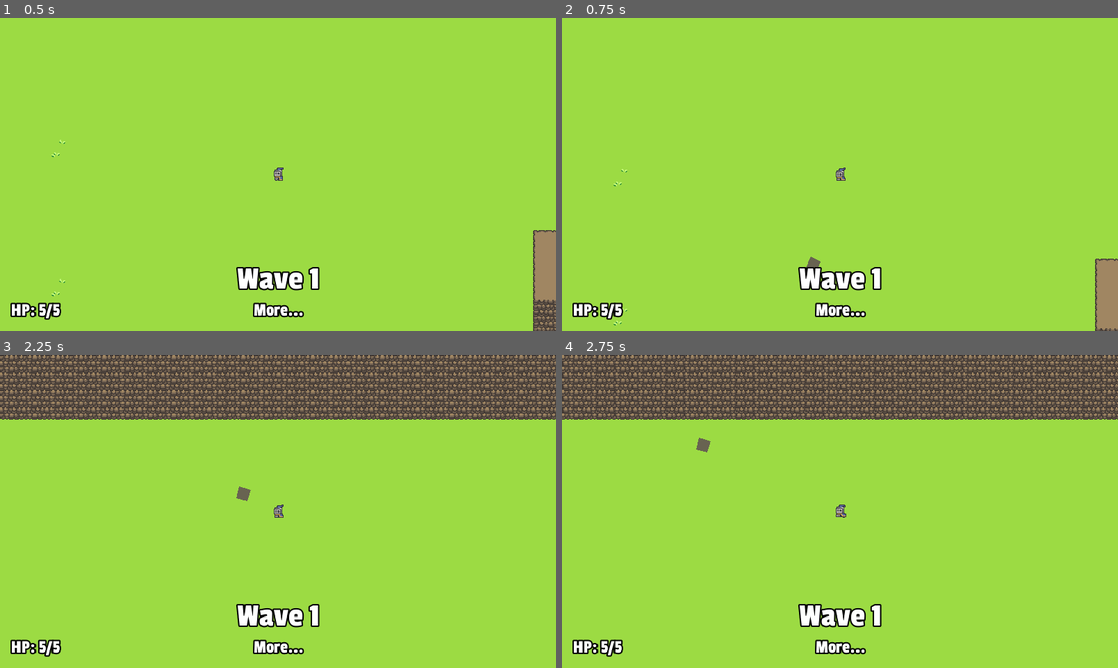
Above: before the commit, frames 1-4 (two rows, left to right).
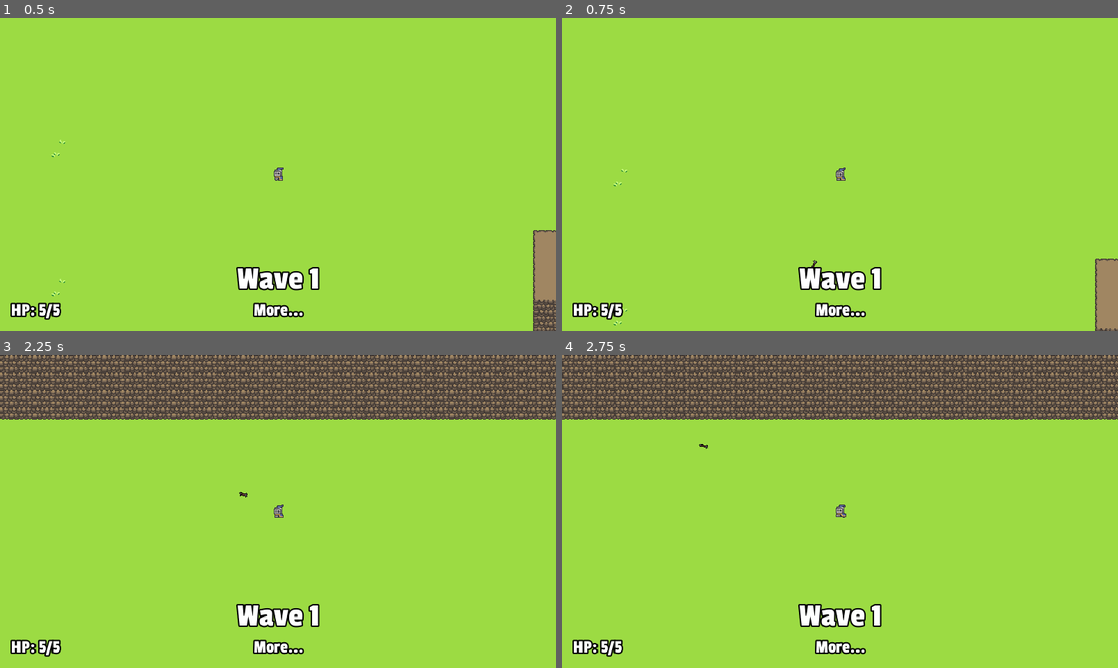
Above: after the commit, the same moments.

Repository: stuson/go-godot-4-game-jam
Game: Godot game, scene res://stages/Level.tscn
The game is run twice, just before and just after one commit, with the same random seed, the same clock (stepped at 60 frames per second) and the same inputs.
Inputs (mouse positions are in pixels of both pictures, inside the frame that each line leads up to):
- Up to frame 1 (0.5 s): no input
- Up to frame 2 (0.75 s): tap Enter at 0.5 s; move the mouse to (812, 237) at 0.52 s; press the mouse at (812, 237) at 0.53 s; hold W (move_up) from 0.53 s (still down)
- Up to frame 3 (2.25 s): move the mouse to (444, 558) at 1.27 s; release the mouse at (444, 558) at 1.28 s; tap Space (roll) at 1.35 s; move the mouse to (111, 464) at 2.02 s; release W (move_up) at 2.03 s; press the mouse at (111, 464) at 2.03 s; hold A (move_left) from 2.03 s (still down)
- Up to frame 4 (2.75 s): keep holding A (move_left)

Frame 1 is identical in both runs. In frame 2, less than 0.1% of the frame differs, in the area x 43-47%, y 76-80%; in frame 3, less than 0.1%; in frame 4, less than 0.1%, in the area x 24-27%, y 26-32%.

Commit message:
Add arrow sprite

Diff:
--- a/characters/player/weapons/bow/Arrow.tscn
+++ b/characters/player/weapons/bow/Arrow.tscn
@@ -1,10 +1,10 @@
 [gd_scene load_steps=4 format=2]
 
 [ext_resource path="res://characters/player/weapons/bow/Arrow.gd" type="Script" id=1]
-[ext_resource path="res://assets/arrow.png" type="Texture" id=2]
+[ext_resource path="res://assets/Player/arrow.png" type="Texture" id=2]
 
 [sub_resource type="RectangleShape2D" id=1]
-extents = Vector2( 8, 8 )
+extents = Vector2( 6, 2.5 )
 
 [node name="Arrow" type="Node2D"]
 script = ExtResource( 1 )
@@ -17,6 +17,7 @@
 collision_mask = 5
 
 [node name="CollisionShape2D" type="CollisionShape2D" parent="Area2D"]
+position = Vector2( 0, -0.5 )
 shape = SubResource( 1 )
 
 [node name="Timer" type="Timer" parent="."]
Binary file added: assets/Player/arrow.aseprite
Binary file added: assets/Player/arrow.png
Not shown, added: assets/Player/arrow.png.import
